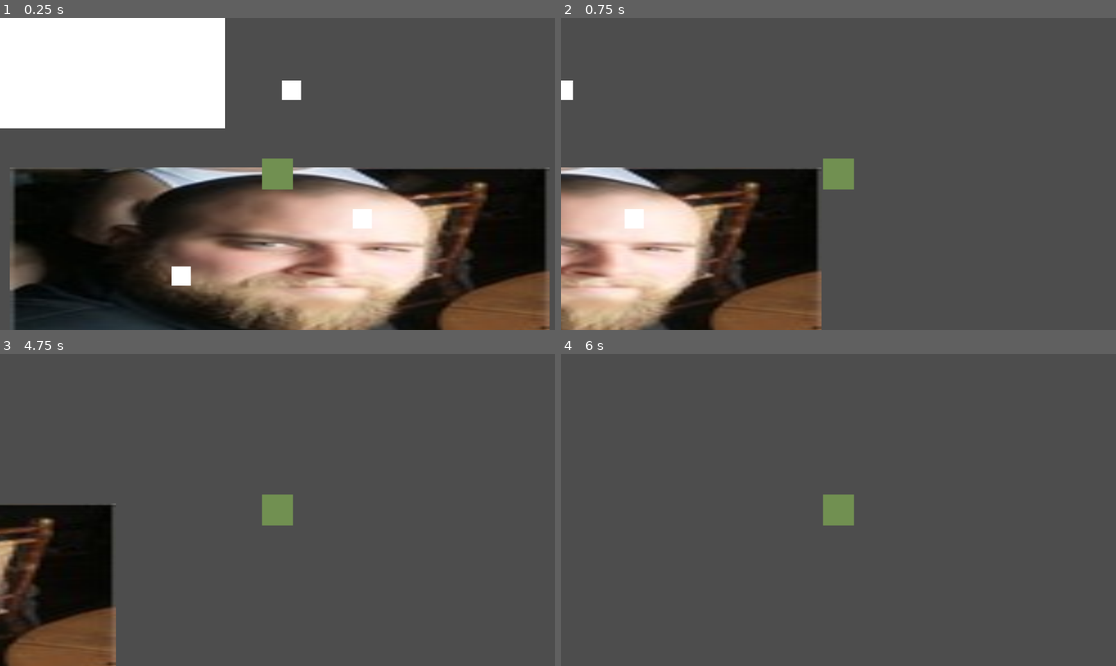
Above: before the commit, frames 1-4 (two rows, left to right).
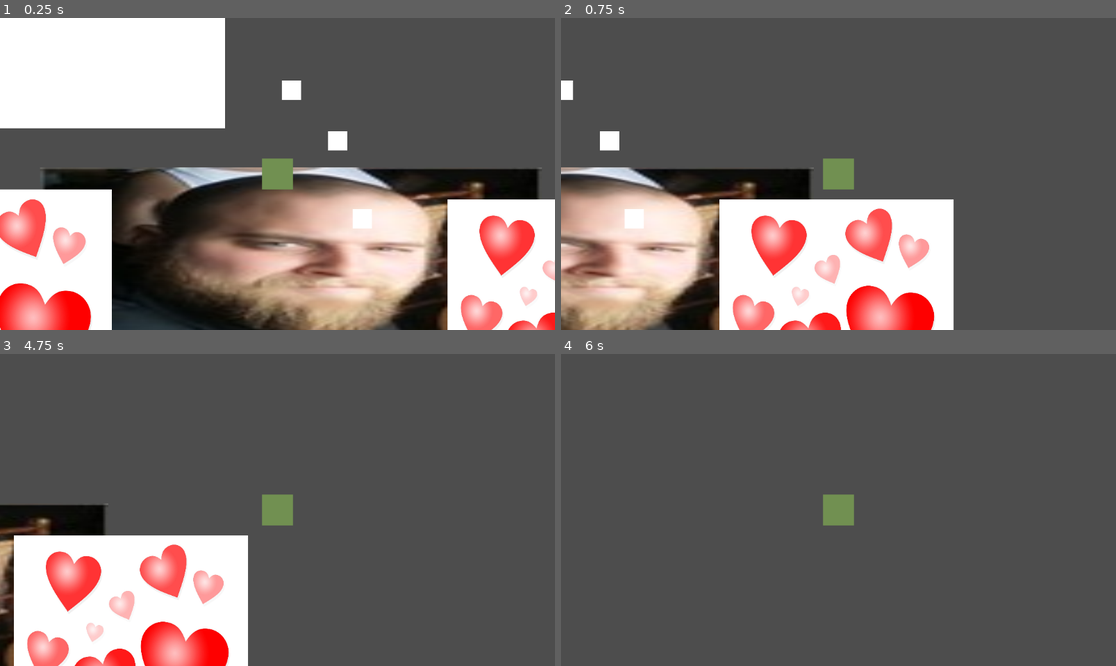
Above: after the commit, the same moments.

Repository: z3roco01/2025-skills-game
Game: Godot game, scene res://scenes/main.tscn
The game is run twice, just before and just after one commit, with the same random seed, the same clock (stepped at 60 frames per second) and the same inputs.
Inputs:
- Up to frame 1 (0.25 s): no input
- Up to frame 2 (0.75 s): tap Enter at 0.5 s; hold D (right) from 0.53 s (still down)
- Up to frame 3 (4.75 s): release D (right) at 1.28 s; hold S (back) 1.28-2.03 s; tap Space at 2, 3.5 s; hold D (right) 2.03-2.78 s; tap Enter at 2.75, 4.25 s; hold W (up) 2.78-3.53 s; hold A (left) from 3.53 s (still down)
- Up to frame 4 (6 s): release A (left) at 5.03 s; hold S (back) 5.03-5.78 s; tap Space at 5.75 s; hold D (right) from 5.78 s (still down)

The runs differ from the first frame. In frame 1, 27% of the frame differs, in the area x 0-100%, y 36-100%; in frame 2, 20%; in frame 3, 18%; in frame 4, nothing differs.

Commit message:
bug fix - appreciation for the world

Diff:
--- a/scenes/testworld.tscn
+++ b/scenes/testworld.tscn
@@ -1,13 +1,14 @@
-[gd_scene load_steps=3 format=3 uid="uid://cd6l47088vw3t"]
+[gd_scene load_steps=4 format=3 uid="uid://cd6l47088vw3t"]
 
-[ext_resource type="PackedScene" uid="uid://6vtbxytds8cv" path="res://scenes/player.tscn" id="1_52pld"]
+[ext_resource type="PackedScene" path="res://scenes/player.tscn" id="1_52pld"]
 [ext_resource type="Texture2D" uid="uid://dbynhn3afuqpa" path="res://scenes/485b60d7-628c-4763-8717-b0b0f7a0f7f5.jpg" id="1_sb6wm"]
+[ext_resource type="Texture2D" uid="uid://bkp28cr4okgla" path="res://floating-hearts-background.jpg" id="3_grbfx"]
 
 [node name="testworld" type="Node2D"]
 
 [node name="485b60d7-628c-4763-8717-b0b0f7a0f7f5" type="Sprite2D" parent="."]
-position = Vector2(5, 184)
-scale = Vector2(9.34167, 3.29167)
+position = Vector2(28, 184)
+scale = Vector2(8.6875, 3.29167)
 texture = ExtResource("1_sb6wm")
 
 [node name="ColorRect" type="ColorRect" parent="."]
@@ -23,10 +24,10 @@
 offset_bottom = -154.0
 
 [node name="ColorRect3" type="ColorRect" parent="."]
-offset_left = -220.0
-offset_top = 192.0
-offset_right = -180.0
-offset_bottom = 232.0
+offset_left = 105.0
+offset_top = -89.0
+offset_right = 145.0
+offset_bottom = -49.0
 
 [node name="ColorRect4" type="ColorRect" parent="."]
 offset_left = -1461.0
@@ -35,3 +36,13 @@
 offset_bottom = -95.0
 
 [node name="player" parent="." instance=ExtResource("1_52pld")]
+
+[node name="Floating-hearts-background" type="Sprite2D" parent="."]
+position = Vector2(-604, 253)
+scale = Vector2(0.270833, 0.306944)
+texture = ExtResource("3_grbfx")
+
+[node name="Floating-hearts-background" type="Sprite2D" parent="Floating-hearts-background"]
+position = Vector2(4430.77, 9.77371)
+scale = Vector2(0.934615, 0.918552)
+texture = ExtResource("3_grbfx")
Binary file added: 485b60d7-628c-4763-8717-b0b0f7a0f7f5.jpg
Not shown, added: 485b60d7-628c-4763-8717-b0b0f7a0f7f5.jpg.import
Binary file added: floating-hearts-background.jpg
Not shown, added: floating-hearts-background.jpg.import
